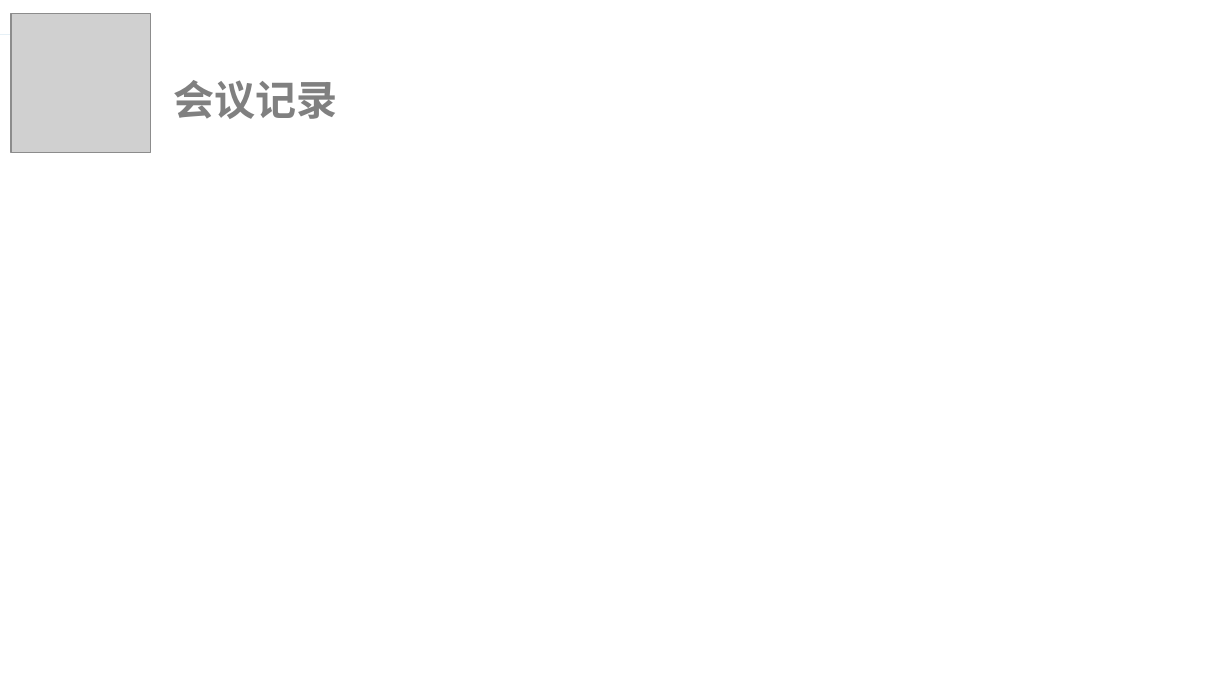
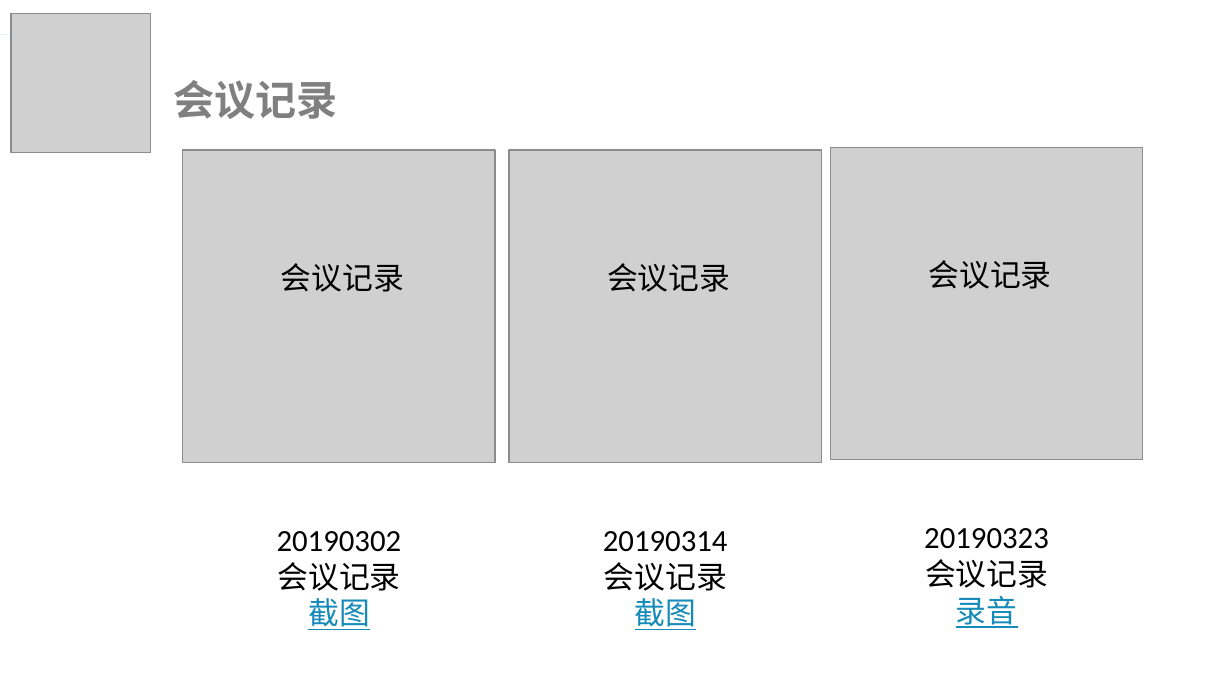
Before and after one commit to lorenzoyoung/ZUCC-Lazy-Bone, a slide deck: slide 31 of 评审PPT/项目计划/ZUCCLazyBone项目计划.pptx (slide 30 before the commit). Drawn at 1232x693 pixels with LibreOffice and Linux fonts; fonts in the diff are those of the drawing; grey boxes stand for pictures. Boxes give left, top, right and bottom in pixels: in the first picture for what was removed or moved away, otherwise in the second. Text is boxed around its words. In the diff, an @@ line names an element or a change of style, - is before the commit and + after.

```diff
--- a/评审PPT/项目计划/ZUCCLazyBone项目计划.pptx
+++ b/评审PPT/项目计划/ZUCCLazyBone项目计划.pptx
@@ picture added at (830, 148, 1143, 461) @@
@@ picture added at (182, 150, 495, 463) @@
@@ picture added at (509, 150, 822, 463) @@
@@ text added at (281, 263, 404, 292), 18 pt, text #000000 @@
+会议记录
@@ text added at (607, 263, 730, 292), 18 pt, text #000000 @@
+会议记录
@@ text added at (928, 260, 1051, 289), 18 pt, text #000000 @@
+会议记录
@@ text added at (277, 531, 402, 630), 18 pt, text #000000 @@
+20190302
+会议记录
+截图
@@ text added at (603, 531, 728, 630), 18 pt, text #000000 @@
+20190314
+会议记录
+截图
@@ text added at (924, 528, 1049, 628), 18 pt, text #000000 @@
+20190323
+会议记录
+录音
```
Also in this commit, not shown: 3 other slides changed, 1 slide added, 17 other files.
